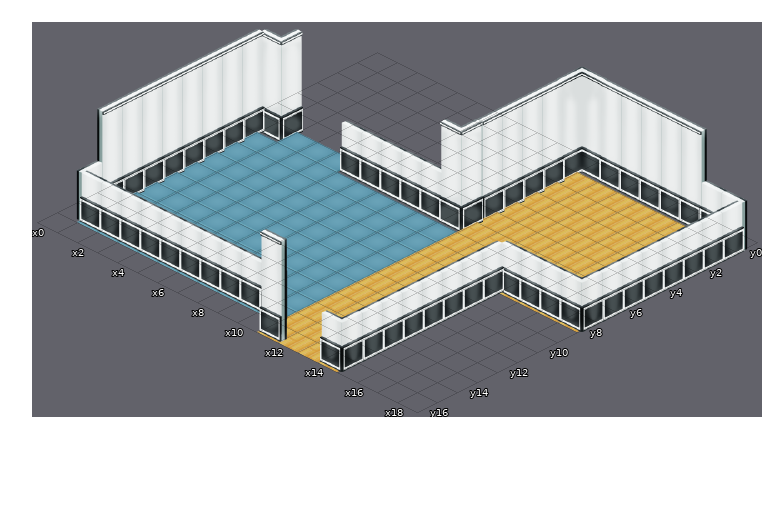
Two versions of a level (Tiled map, src/assets/office.tmx). That is the earlier state.
Cells are 64x32 px. Isometric: x runs down to the right, y down to the left. Shown: x 0..18, y 0..16.
Now the later version:
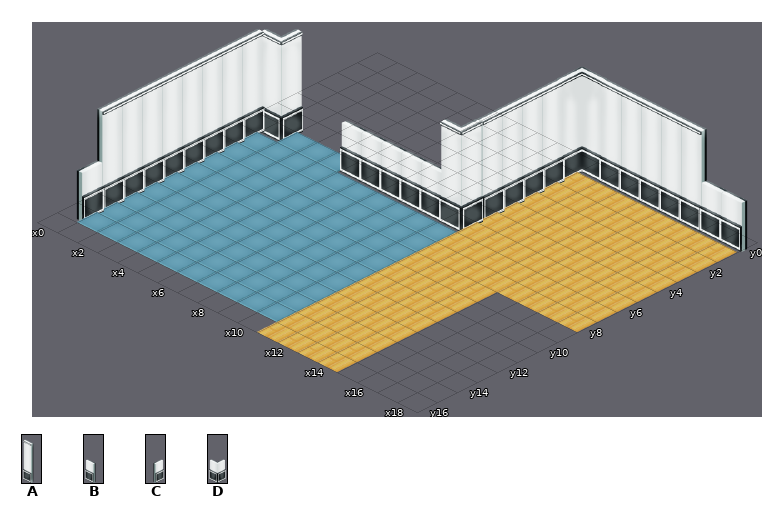
Key: from "walls_003": A 4, B 6, C 6 flipped left-right, D 7.
_ is an empty cell.
Edits made:
Layer "foreground" (now hidden):
The author cleared tile A in row 16 at x 11.
The author cleared tile B in row 8 at x 15 to 17; in row 15 at x 1 to 10.
The author cleared tile C in rows 1 to 7 at x 18; in rows 9 to 15 at x 14.
The author cleared tile D in row 8 at x 18; in row 16 at x 14.
Changed places in both pictures, as pixel boxes (x1, y1, x2, y2):
removed: (80, 170, 288, 342)
removed: (320, 200, 744, 372)
